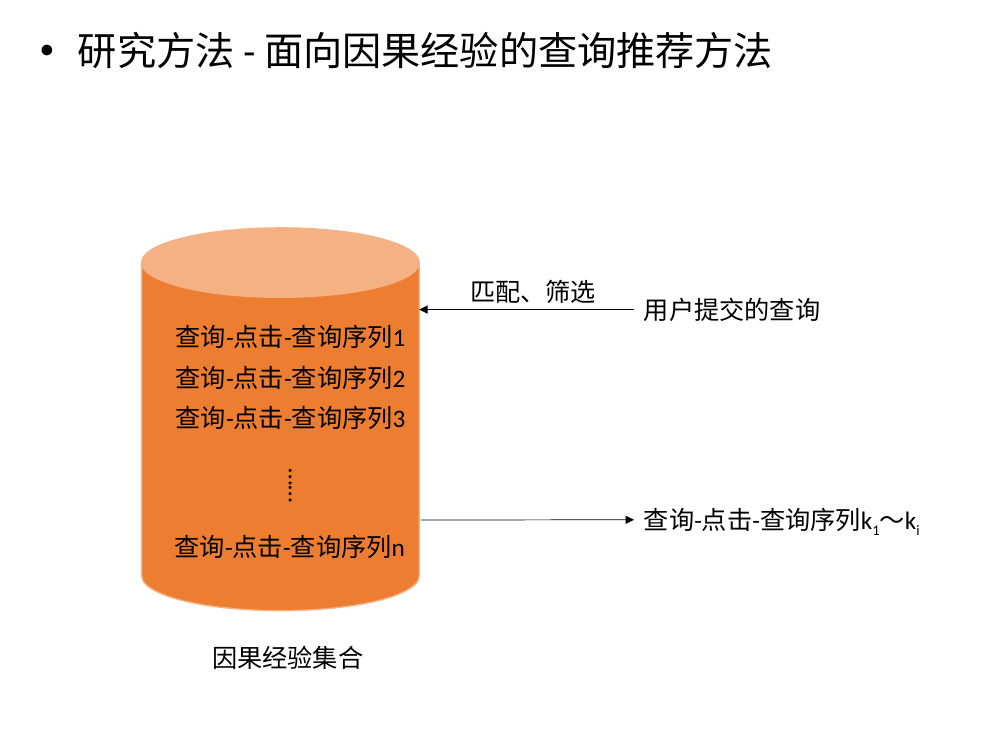
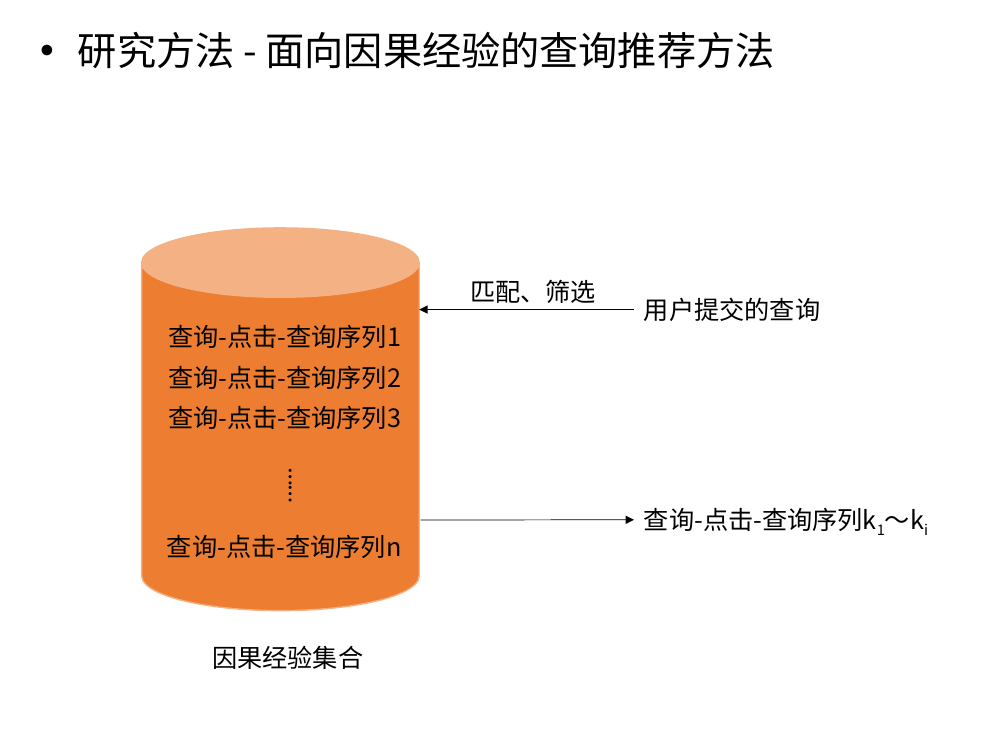
Before and after one commit to luxurymask/recommendation, a slide deck: slide 20 of phase5/答辩ppt.pptx. Drawn at 1008x756 pixels with LibreOffice and Linux fonts; fonts in the diff are those of the drawing. Boxes give left, top, right and bottom in pixels: in the first picture for what was removed or moved away, otherwise in the second. Text is boxed around its words. In the diff, an @@ line names an element or a change of style, - is before the commit and + after.

Commit message:
黑体，去掉搜索经验一致性模型

```diff
--- a/phase5/答辩ppt.pptx
+++ b/phase5/答辩ppt.pptx
@@ text "查询-点击-查询序列1": place and size @@
-text "查询-点击-查询序列1" at [176, 325, 406, 348]
+text "查询-点击-查询序列1" at [168, 325, 401, 348]
@@ text "查询-点击-查询序列2": place and size @@
-text "查询-点击-查询序列2" at [176, 366, 406, 389]
+text "查询-点击-查询序列2" at [168, 366, 401, 389]
@@ text "查询-点击-查询序列3": place and size @@
-text "查询-点击-查询序列3" at [176, 406, 406, 429]
+text "查询-点击-查询序列3" at [168, 406, 401, 429]
@@ font Calibri to Noto Sans CJK SC in 6 elements at [78, 32, 775, 68], [644, 507, 877, 531], [168, 406, 401, 429], [168, 325, 401, 348], [168, 366, 401, 389], [167, 535, 401, 558] @@
@@ text "查询-点击-查询序列n": place and size @@
-text "查询-点击-查询序列n" at [175, 535, 405, 558]
+text "查询-点击-查询序列n" at [167, 535, 401, 558]
```
Also in this commit, not shown: 25 other slides changed.
